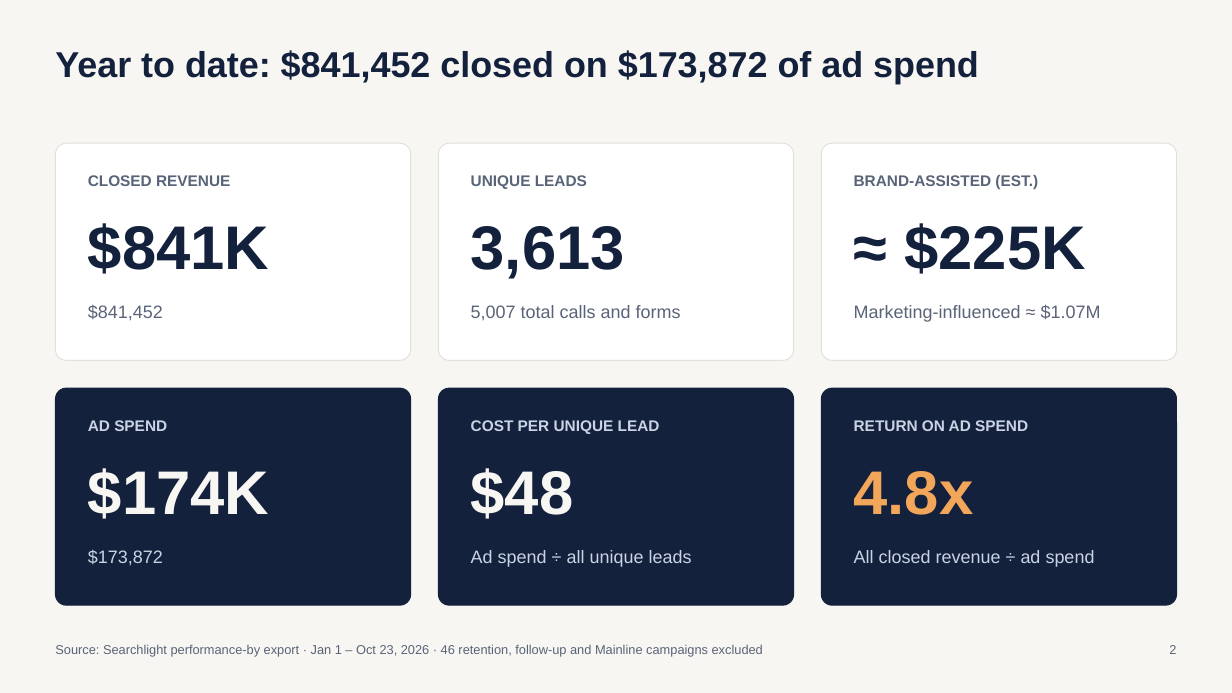
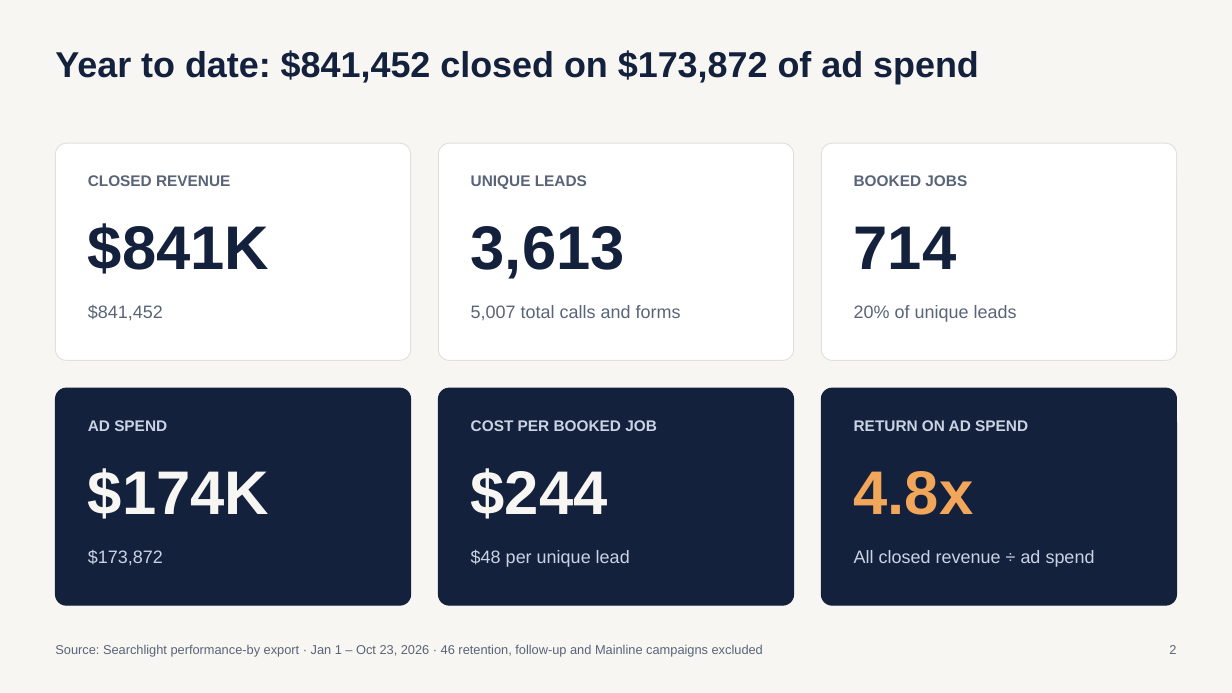
Before and after one commit to MktgCAP/Searchlight-YTD-Analysis, a slide deck: slide 2 of Coastal-Air-Plus-YTD-Performance-Oct23-2026.pptx. Drawn at 1232x693 pixels with LibreOffice and Linux fonts; fonts in the diff are those of the drawing. Boxes give left, top, right and bottom in pixels: in the first picture for what was removed or moved away, otherwise in the second. Text is boxed around its words. In the diff, an @@ line names an element or a change of style, - is before the commit and + after.

```diff
--- a/Coastal-Air-Plus-YTD-Performance-Oct23-2026.pptx
+++ b/Coastal-Air-Plus-YTD-Performance-Oct23-2026.pptx
@@ text at [854, 175, 967, 186]: text changed @@
-BRAND-ASSISTED (EST.)
+BOOKED JOBS
@@ text at [854, 226, 957, 269]: text changed @@
-≈ $225K
+714
@@ text at [854, 305, 1017, 322]: text changed @@
-Marketing-influenced ≈ $1.07M
+20% of unique leads
@@ text at [471, 420, 657, 431]: text changed @@
-COST PER UNIQUE LEAD
+COST PER BOOKED JOB
@@ text at [471, 468, 608, 519]: text changed @@
-$48
+$244
@@ text at [471, 549, 630, 567]: text changed @@
-Ad spend ÷ all unique leads
+$48 per unique lead
```
Also in this commit, not shown: 9 other slides changed, 1 other file.
